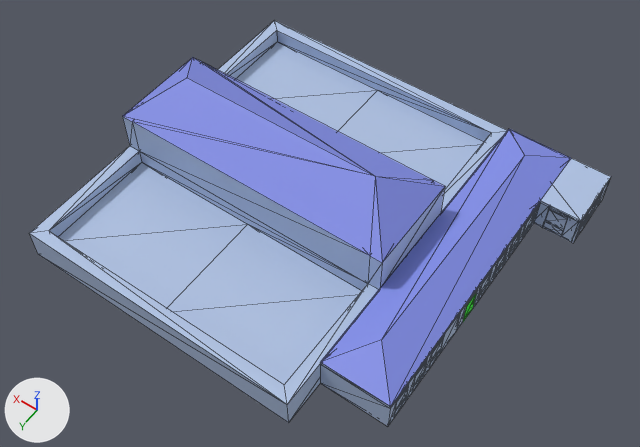
An edit to the glTF model src/assets/3d/solid/models/A_Filter.glb, drawn before and after from the same camera.
One viewpoint serves both versions: a camera (50 mm lens) standing at (-36.9, 53.3, 78.4) and looking at (-1.6, 3.8, 0.6). Every picture has the same lights, and +X, +Y and +Z are marked at lower left. The picture after the commit comes second. Mesh edges are drawn as thin lines. Where no turn or scale is listed for an object, it has been applied to the vertices. Vertices at exactly the same position are counted once.

The older version as bpy lines, for what is in view:
```python
mat_roof = principled_material('roof')
mat_roof.base_color = (0.224, 0.271, 0.8)  # blue #828ee7
mat_roof.roughness = 0.553
me_mesh_002 = bpy.data.meshes.new('Mesh.002')
me_mesh_002.from_pydata(...)  # 266 vertices, 753 faces; spans x -25.0..24.0, y -21.3..23.4, z -3.6..9.4
# faces by material slot: [25, 716, 12]
me_mesh_002.materials.append(mat_roof)  # blue #828ee7
me_mesh_002.materials.append(mat_wall)  # blue #afc2e3
me_mesh_002.materials.append(mat_door)  # green #00ff00
ob_floor1 = bpy.data.objects.new('Floor1', me_mesh_002)
ob_floor1.location = (0.0, 0.0, 0.0)
```
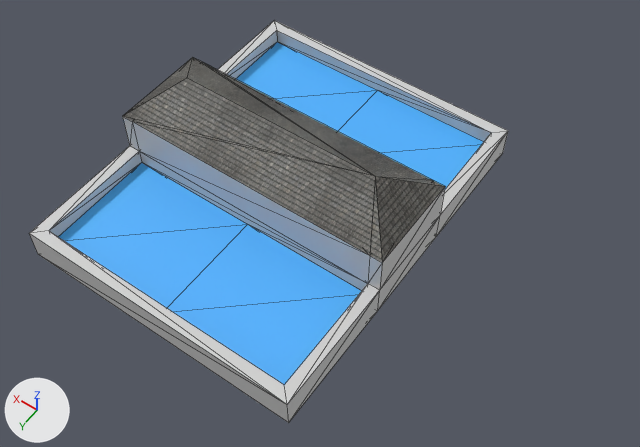
The newer file is also turned or shifted as a whole; pictures and numbers use the older file's frame.

Location of each change, (x1, y1, x2, y2) in pixels of the pictures (640 x 447 px):
'Floor1', surface changed, reshaped (18% narrower): before (29, 20, 611, 426); after (29, 20, 508, 423)
part 1 of me_mesh_002, deleted: before (320, 129, 611, 426)
part 2 of me_mesh_002, surface changed: (29, 20, 507, 423) in both
part 3 of me_mesh_002, recoloured: (29, 20, 507, 423) in both
part 4 of me_mesh_002, recoloured: (58, 42, 484, 385) in both

What changed in the scene script:
```text
Add img_window:
    img_window = load_image('window', '_unpacked/window', 512, 512, 'sRGB')
Add img_ground:
    img_ground = load_image('ground', '_unpacked/ground', 256, 384, 'sRGB')
Add img_roof:
    img_roof = load_image('roof', '_unpacked/roof', 512, 512, 'sRGB')
Change mat_roof:
    remove mat_roof.base_color = (0.224, 0.271, 0.8)  # blue #828ee7
    add mat_roof.texture = img_roof
Add mat_window:
    mat_window = principled_material('window')
    mat_window.texture = img_window
    mat_window.roughness = 0.553
Add mat_ground:
    mat_ground = principled_material('ground')
    mat_ground.texture = img_ground
    mat_ground.roughness = 0.553
Change me_mesh_002:
    used by ob_floor1; location = (0.0, 0.0, 0.0)
    remove me_mesh_002.from_pydata(...)  # 266 vertices, 753 faces; spans x -25.0..24.0, y -21.3..23.4, z -3.6..9.4
    add me_mesh_002.from_pydata(...)  # 56 vertices, 155 faces; spans x -11.7..24.0, y -21.3..23.4, z -3.6..9.4
    me_mesh_002 part 1
    210 vertices are removed from x -25.0..-11.7, y -21.3..18.0, z -3.6..2.8
    598 faces are deleted
    me_mesh_002 part 2: 155 kept faces spanning x -11.7..24.0, y -21.3..23.4, z -3.6..9.4 get new texture (UV) coordinates
    me_mesh_002 part 3: 130 faces spanning x -11.7..24.0, y -21.3..23.4, z -3.6..5.4 switch from mat_wall (blue #afc2e3) to mat_ground (picture img_ground)
    me_mesh_002 part 4: 8 faces spanning x -10.2..22.5, y -19.8..21.9, z -1.6 switch from mat_wall (blue #afc2e3) to mat_window (picture img_window)
    remove me_mesh_002.materials.append(mat_door)  # green #00ff00
```
